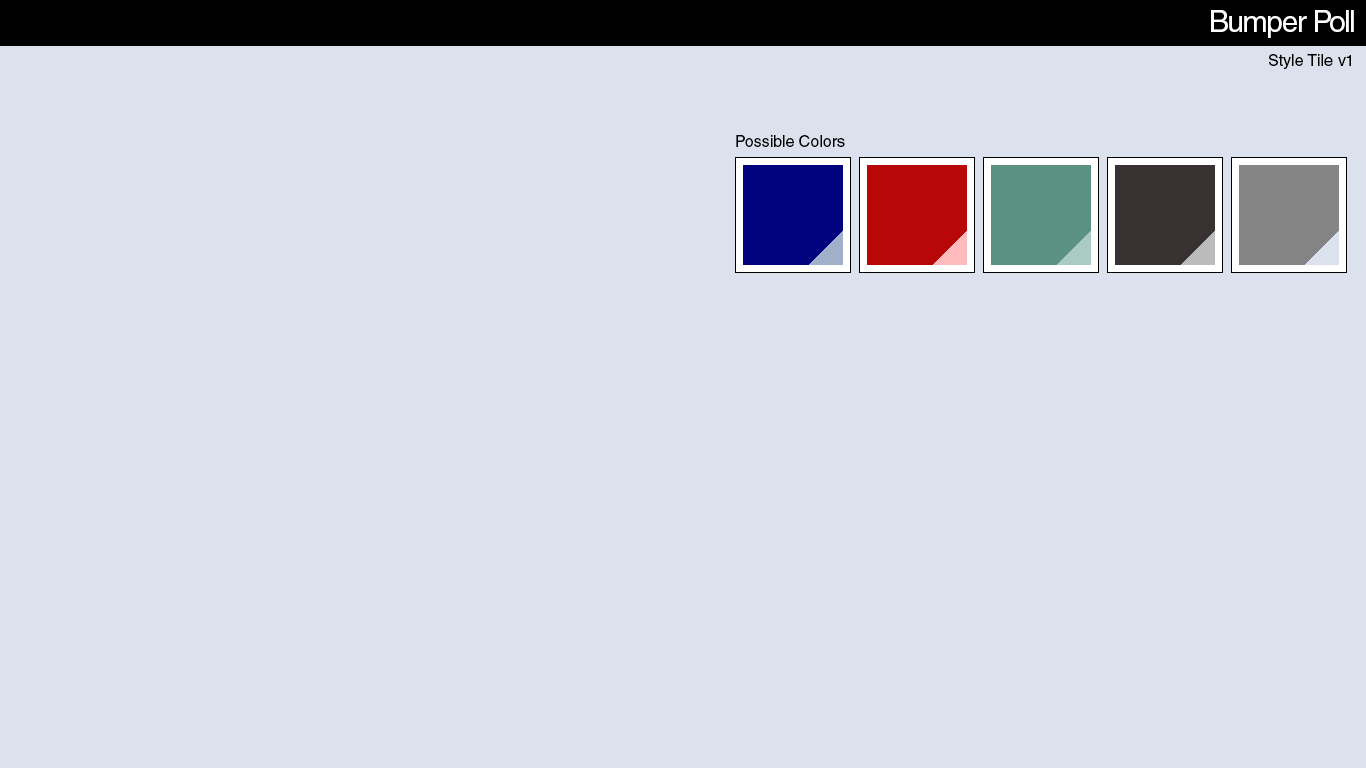
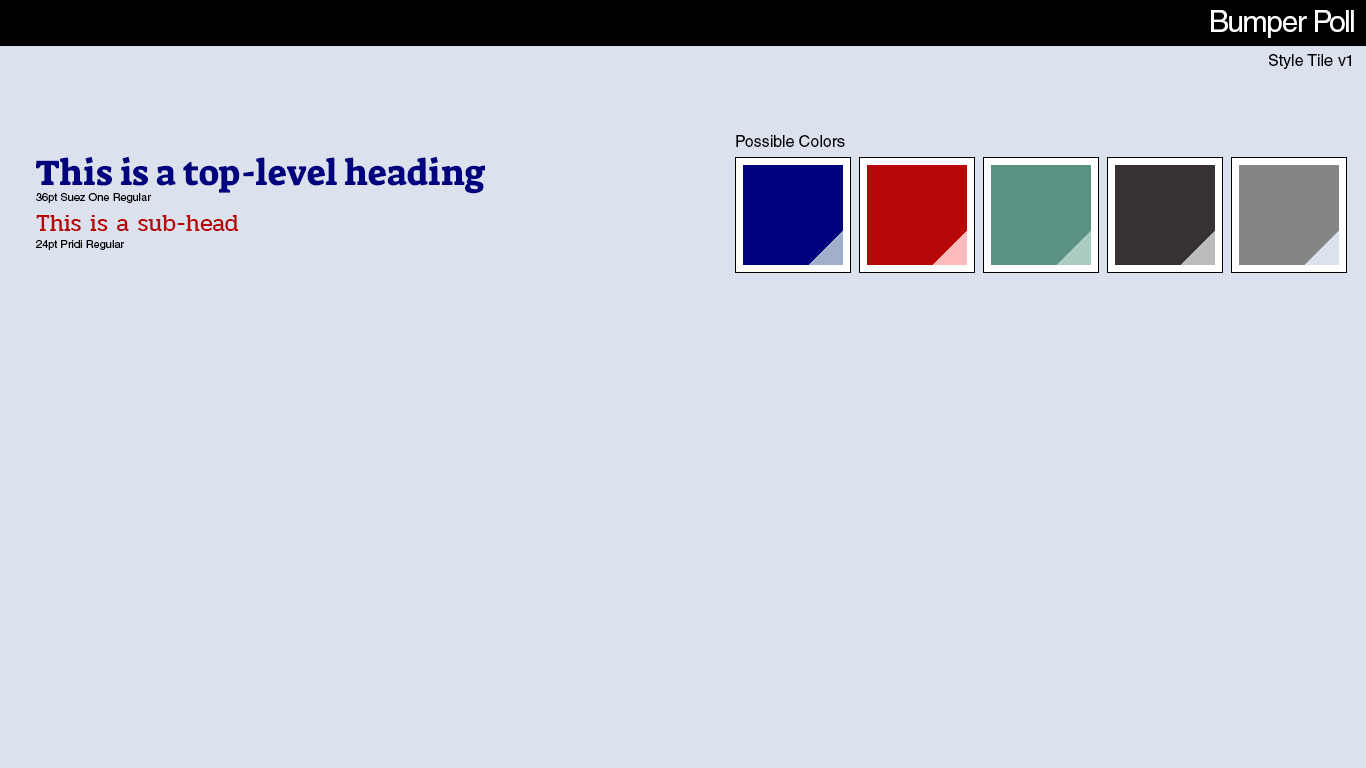
Two versions of the same layered image (1366x768). Layer-by-layer changes:
added layer "This is a sub-head" in group "Artboard 1" over <box>36,215,238,231</box>
added layer "24pt Pridi Regular" in group "Artboard 1" over <box>36,240,125,250</box>
added layer "This is a top-level heading" in group "Artboard 1" over <box>36,156,485,194</box>
added layer "36pt Suez One Regular" in group "Artboard 1" over <box>36,193,152,203</box>
